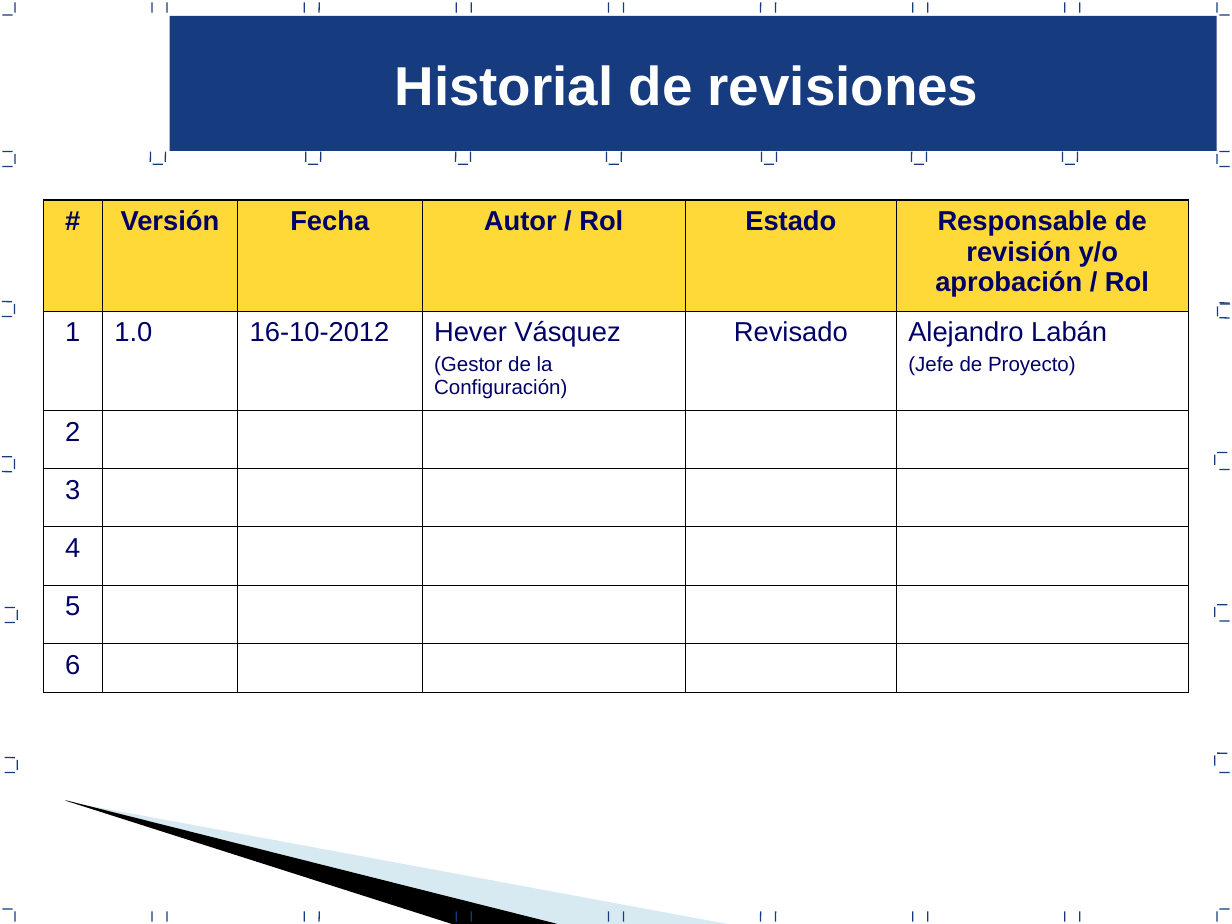
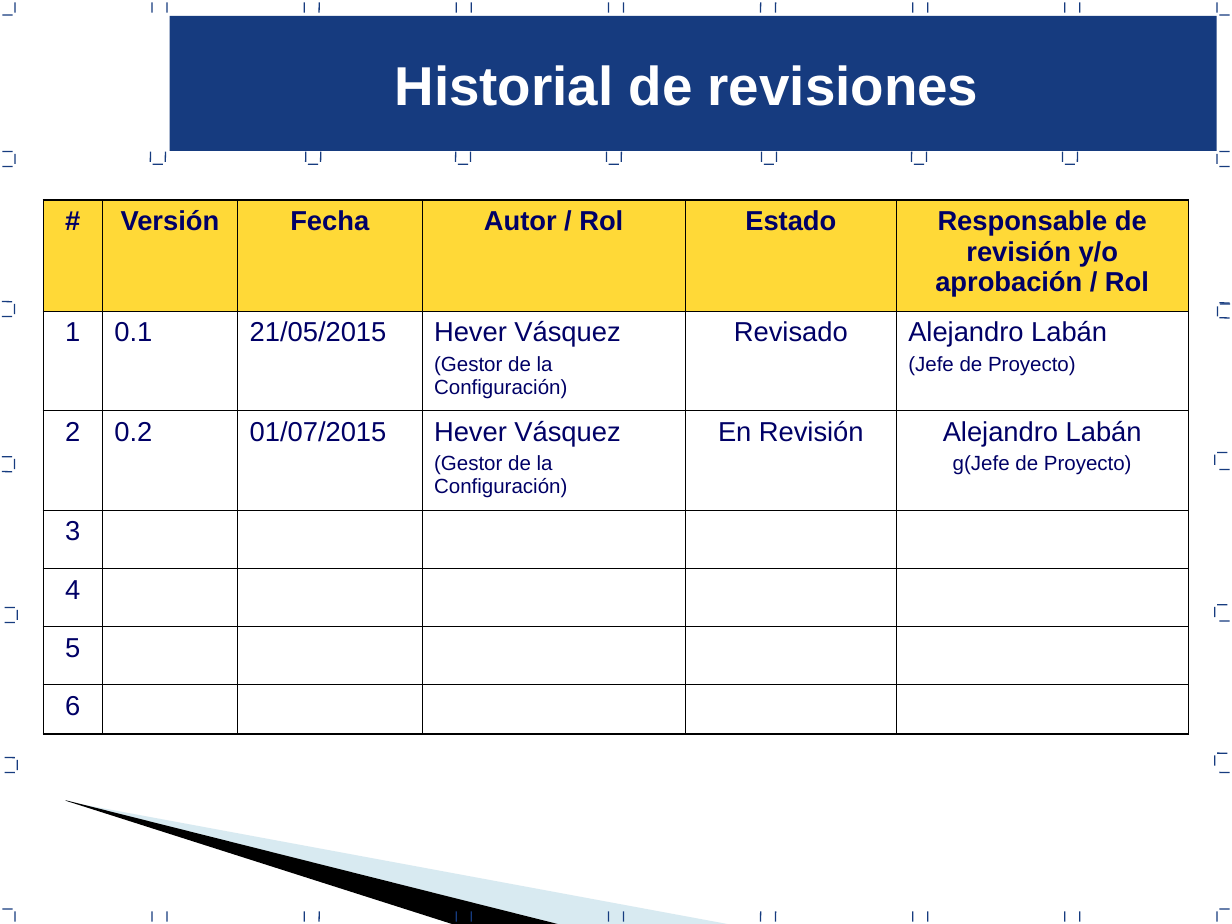
Before and after one commit to alejandro-laban/gps-tracking, a slide deck: slide 36 of Área de proceso PP-PMC/PGPRO_0.2_2015.ppt. Drawn at 1232x924 pixels with LibreOffice and Linux fonts; fonts in the diff are those of the drawing; background and template pictures are left out. Boxes give left, top, right and bottom in pixels: in the first picture for what was removed or moved away, otherwise in the second. Text is boxed around its words. In the diff, an @@ line names an element or a change of style, - is before the commit and + after.

```diff
--- a/Área de proceso PP-PMC/PGPRO_0.2_2015.ppt
+++ b/Área de proceso PP-PMC/PGPRO_0.2_2015.ppt
@@ table at box(43, 200, 1189, 733) @@
-row 2, column 2: 1.0
+row 2, column 2: 0.1
-row 2, column 3: 16-10-2012
+row 2, column 3: 21/05/2015
-row 3: 2 |  |  |  |  | 
+row 3: 2 | 0.2 | 01/07/2015 | Hever Vásquez / (Gestor de la Configuración) | En Revisión | Alejandro Labán / g(Jefe de Proyecto)
```
Also in this commit, not shown: 2 other files.
